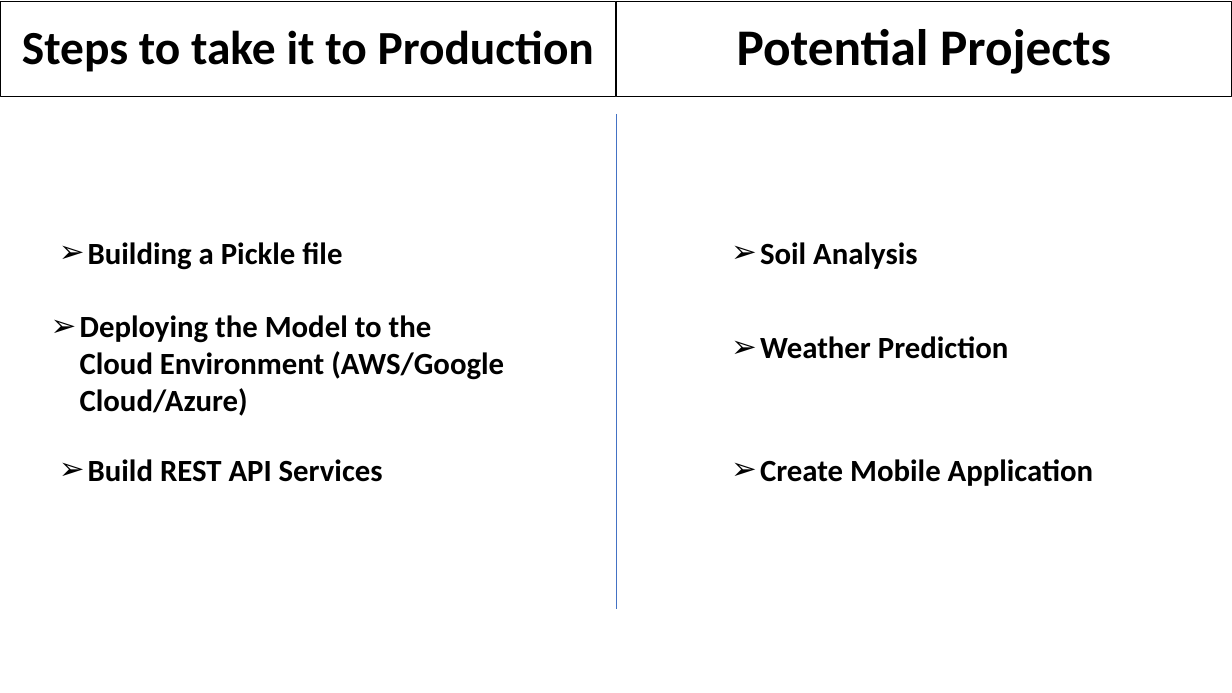
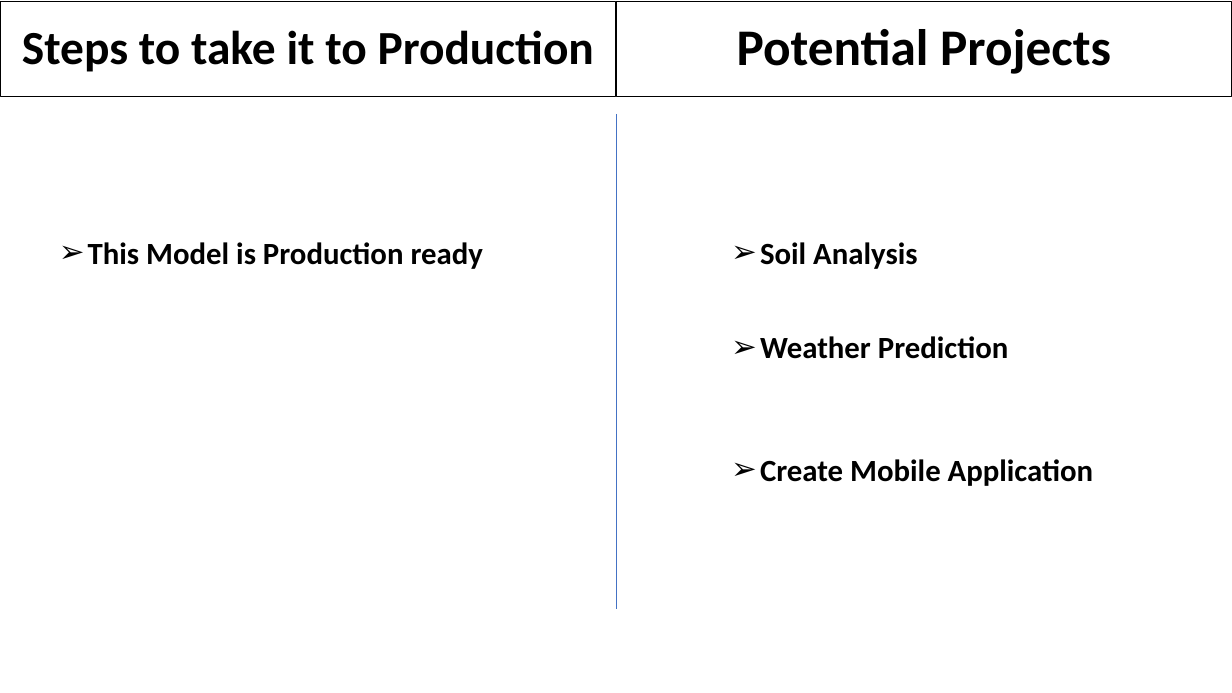
Before and after one commit to sanchanapradeep/aiml_capstone, a slide deck: slide 12 of Millets_Market Price_Prediction_Presentation_Group 7.pptx. Drawn at 1232x693 pixels with LibreOffice and Linux fonts; fonts in the diff are those of the drawing; background and template pictures are left out. Boxes give left, top, right and bottom in pixels: in the first picture for what was removed or moved away, otherwise in the second. Text is boxed around its words. In the diff, an @@ line names an element or a change of style, - is before the commit and + after.

```diff
--- a/Millets_Market Price_Prediction_Presentation_Group 7.pptx
+++ b/Millets_Market Price_Prediction_Presentation_Group 7.pptx
@@ text at [88,242,483,269]: text changed @@
-➢ Building a Pickle file
+➢ This Model is Production ready
@@ text removed at [80,315,504,416] @@
-➢ Deploying the Model to the Cloud Environment (AWS/Google Cloud/Azure)
@@ text removed at [88,459,383,482] @@
-➢ Build REST API Services
```
